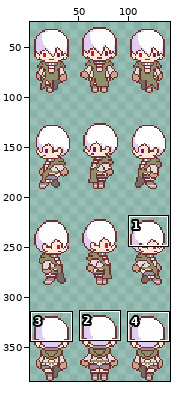
Two versions of one sprite sheet, img/characters/$keruna大.png. Above, an overview of the earlier version with the close-up marked.
Close-up. The starting point:
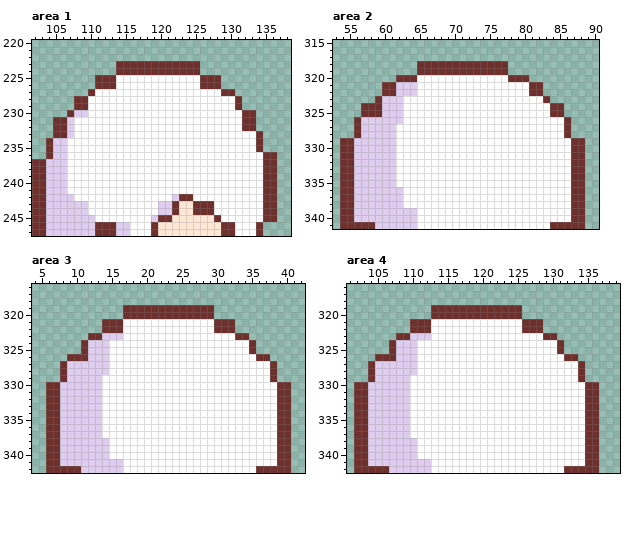
The file is 144x384 pixels. Shown: area 1: x 102..138, y 220..247; area 2: x 53..90, y 315..341; area 3: x 4..42, y 316..342; area 4: x 101..139, y 316..342. The wide view leaves out empty margins. The commit also changed other parts of the picture, which this record leaves out.
Once edited:
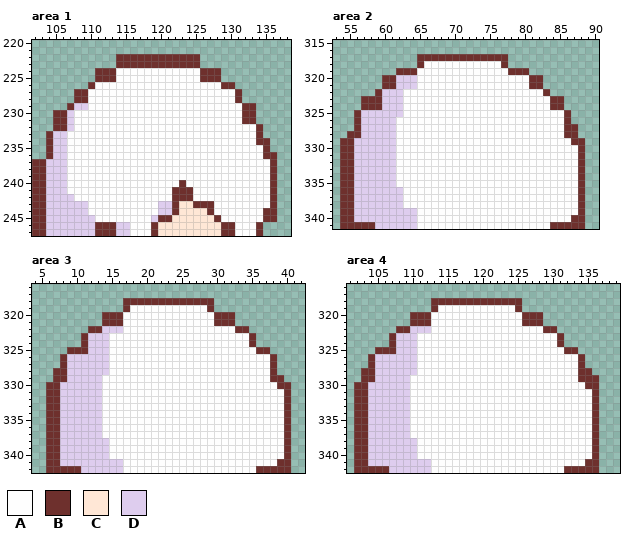
Palette (. is transparent): A #fefefe  B #6e302d  C #ffe7d6  D #decdee
What changed:
Area 1:
y 222: x 114..125 ............ -> BBBBBBBBBBBB
y 224: x 111..128 ...BBBBBBBBBBBB... -> BBBAAAAAAAAAAAABBB
y 226: x 110..113 .BBB -> BAAA; x 126..130 BBB.. -> AAABB
y 227: x 108..110 ..B -> BBA; x 129..131 BB. -> AAB
y 229: x 107..109 .BB -> BDD; x 131..133 B.. -> ABB
y 230: x 105..109 ..BDD -> BBDAA
y 232: x 132..134 BB. -> AAB
y 233: x 104..107 .BBD -> BDDA
y 234: x 135 . -> B
y 235: x 134..135 B. -> AB
y 237..239: x 135 B -> A
y 240: x 123 A -> B; x 135 B -> A
y 241: x 122..124 AAA -> BBB; x 135 B -> A
y 242: x 122 D -> B; x 135 B -> A
y 243: x 135 B -> A
y 244: x 125..126 BB -> CC
Area 2:
y 317: x 65..77 ............. -> BBBBBBBBBBBBB
y 318: x 66..76 BBBBBBBBBBB -> AAAAAAAAAAA
y 319: x 62..80 ...BBBBBBBBBBBBB... -> BBBAAAAAAAAAAAAABBB
y 320: x 60..64 ..BBB -> BBDDD; x 78..82 BBB.. -> AAABB
y 322: x 59..61 .BB -> BDD; x 63..64 DD -> AA; x 81..83 BB. -> AAB
y 323: x 57..58 .. -> BB; x 83..85 B.. -> ABB
y 325: x 56..59 .BBB -> BDDD; x 84..86 BB. -> AAB
y 326: x 62 D -> A
y 327: x 87 . -> B
y 328: x 55 . -> B; x 87 . -> B
y 330..339: x 87 B -> A
Area 3:
y 318: x 17..29 ............. -> BBBBBBBBBBBBB
y 319: x 18..28 BBBBBBBBBBB -> AAAAAAAAAAA
y 320: x 14..32 ...BBBBBBBBBBBBB... -> BBBAAAAAAAAAAAAABBB
y 322: x 12..16 ..BBB -> BBDDD; x 30..34 BBB.. -> AAABB
y 323: x 11..13 .BB -> BDD; x 15..16 DD -> AA; x 33..35 BB. -> AAB
y 325: x 9..10 .. -> BB; x 35..37 B.. -> ABB
y 326: x 8..11 .BBB -> BDDD; x 36..38 BB. -> AAB
y 328: x 7 . -> B
y 329: x 7 . -> B; x 39 . -> B
y 331..340: x 39 B -> A
Area 4:
y 318: x 113..125 ............. -> BBBBBBBBBBBBB
y 319: x 114..124 BBBBBBBBBBB -> AAAAAAAAAAA
y 320: x 110..128 ...BBBBBBBBBBBBB... -> BBBAAAAAAAAAAAAABBB
y 322: x 108..112 ..BBB -> BBDDD; x 126..130 BBB.. -> AAABB
y 323: x 107..109 .BB -> BDD; x 111..112 DD -> AA; x 129..131 BB. -> AAB
y 325: x 105..106 .. -> BB; x 131..133 B.. -> ABB
y 326: x 104..107 .BBB -> BDDD; x 132..134 BB. -> AAB
y 328: x 103 . -> B; x 135 . -> B
y 329: x 103 . -> B; x 135..136 .. -> BB
y 331..340: x 135 B -> A
